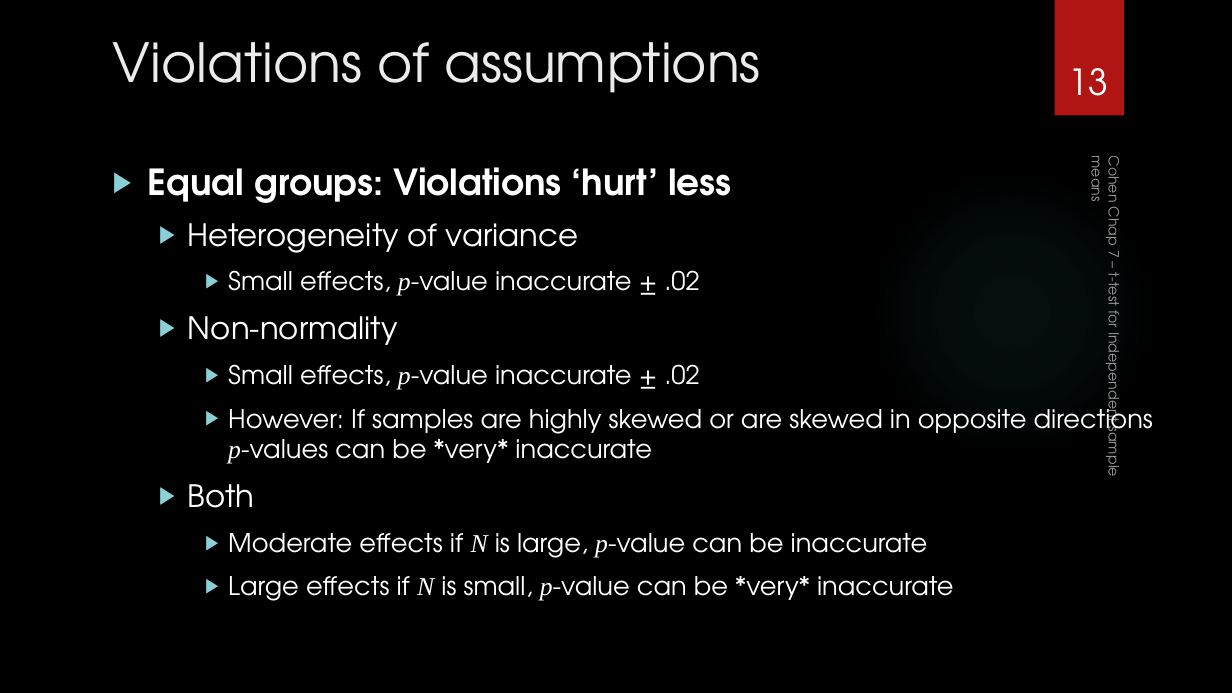
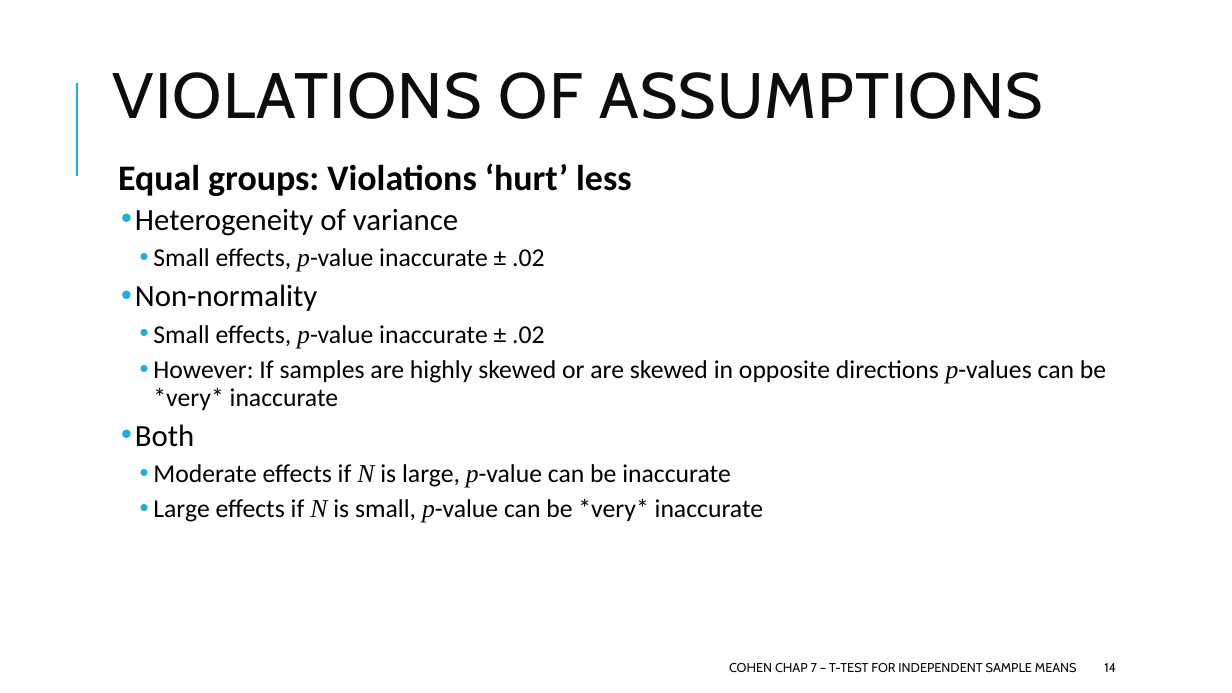
Before and after one commit to CEHS-research/PSY-6600_public, a slide deck: slide 14 of slides/ch7_t-test.pptx (slide 13 before the commit). Drawn at 1232x693 pixels with LibreOffice and Linux fonts; fonts in the diff are those of the drawing; background and template pictures are left out. Boxes give left, top, right and bottom in pixels: in the first picture for what was removed or moved away, otherwise in the second. Text is boxed around its words. In the diff, an @@ line names an element or a change of style, - is before the commit and + after.

```diff
--- a/slides/ch7_t-test.pptx
+++ b/slides/ch7_t-test.pptx
@@ background picture (left out) to #FFFFFF @@
@@ title "VIOLATIONS OF ASSUMPTIONS" at [113,72,1044,119]: vertical alignment top to middle @@
@@ rectangle removed at [1055,0,1124,116] @@
@@ line added from (77, 176) to (77, 83), #1CADE4 1.5 pt @@
@@ title at [113,72,1044,119]: text changed; size 42 to 50 pt; font TeX Gyre Adventor to Cabin; text colour #EBEBEB to #0D0D0D @@
-Violations of assumptions
+VIOLATIONS OF ASSUMPTIONS
@@ page number removed at [1069,68,1109,96] @@
-13
@@ text "Equal groups: Violations ‘hurt’ less" at [118,163,1106,523]: font TeX Gyre Adventor to Calibri, text colour #FFFFFF to #000000; bullet ▶ to  ; line spacing 1 to 0.9; more space between paragraphs; bullet colour #8AD0D6 to #1CADE4; bullet ▶ to •; less space between paragraphs @@
@@ ellipse removed at [870,169,1154,454] @@
@@ text "COHEN CHAP 7 – T-TEST ..." at [729,663,1077,672]: vertical alignment bottom to middle; rotation 90 to 0 degrees @@
@@ text at [729,663,1077,672]: text changed; size 11 to 10 pt; font TeX Gyre Adventor to Cabin; text colour #FFFFFF at 60% opacity to #0D0D0D @@
-Cohen Chap 7 – t-test for Independent sample means
+COHEN CHAP 7 – T-TEST FOR INDEPENDENT SAMPLE MEANS
@@ page number added at [1104,663,1116,672], 10 pt, text #0D0D0D @@
+14
```
Also in this commit, not shown: 18 other slides changed, 2 slides added, 1 slide removed, 7 other files.
